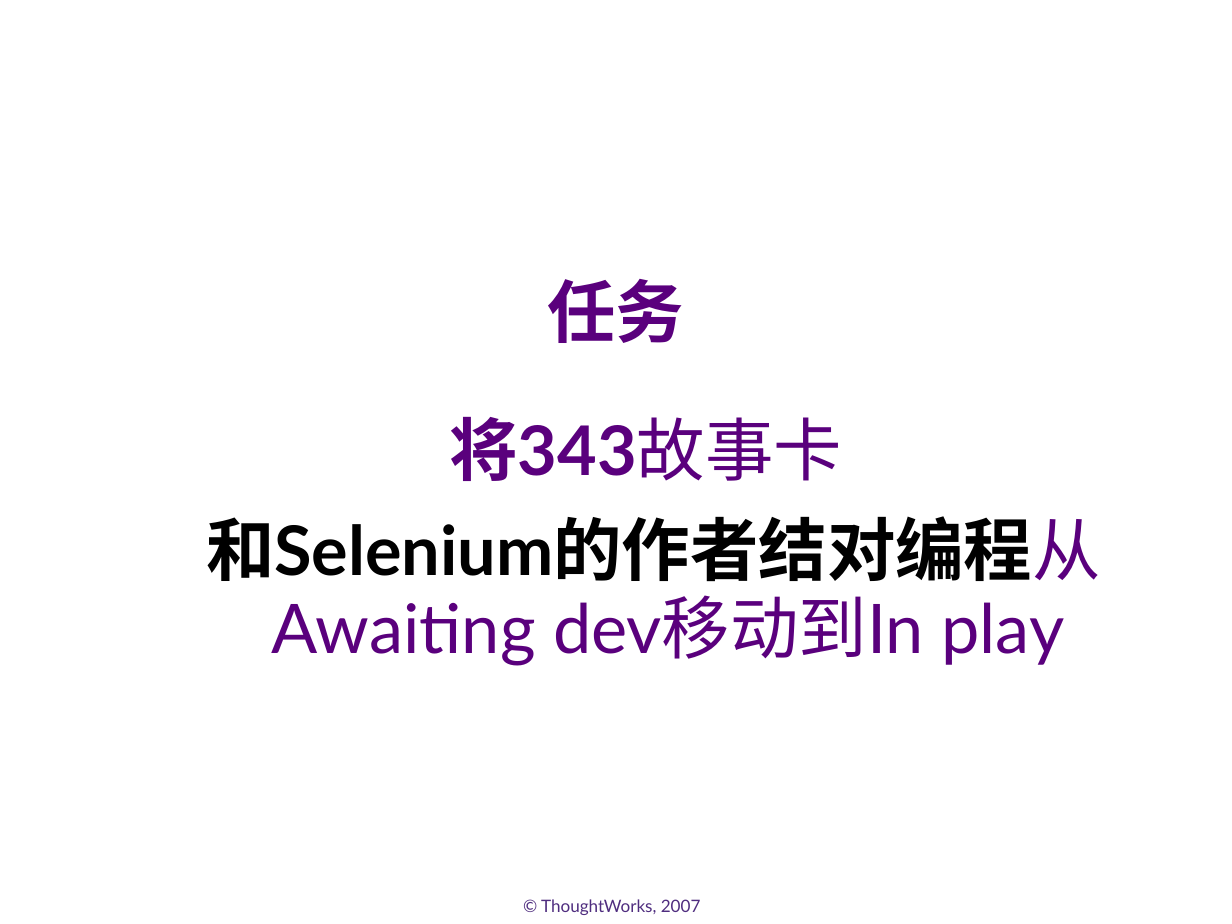
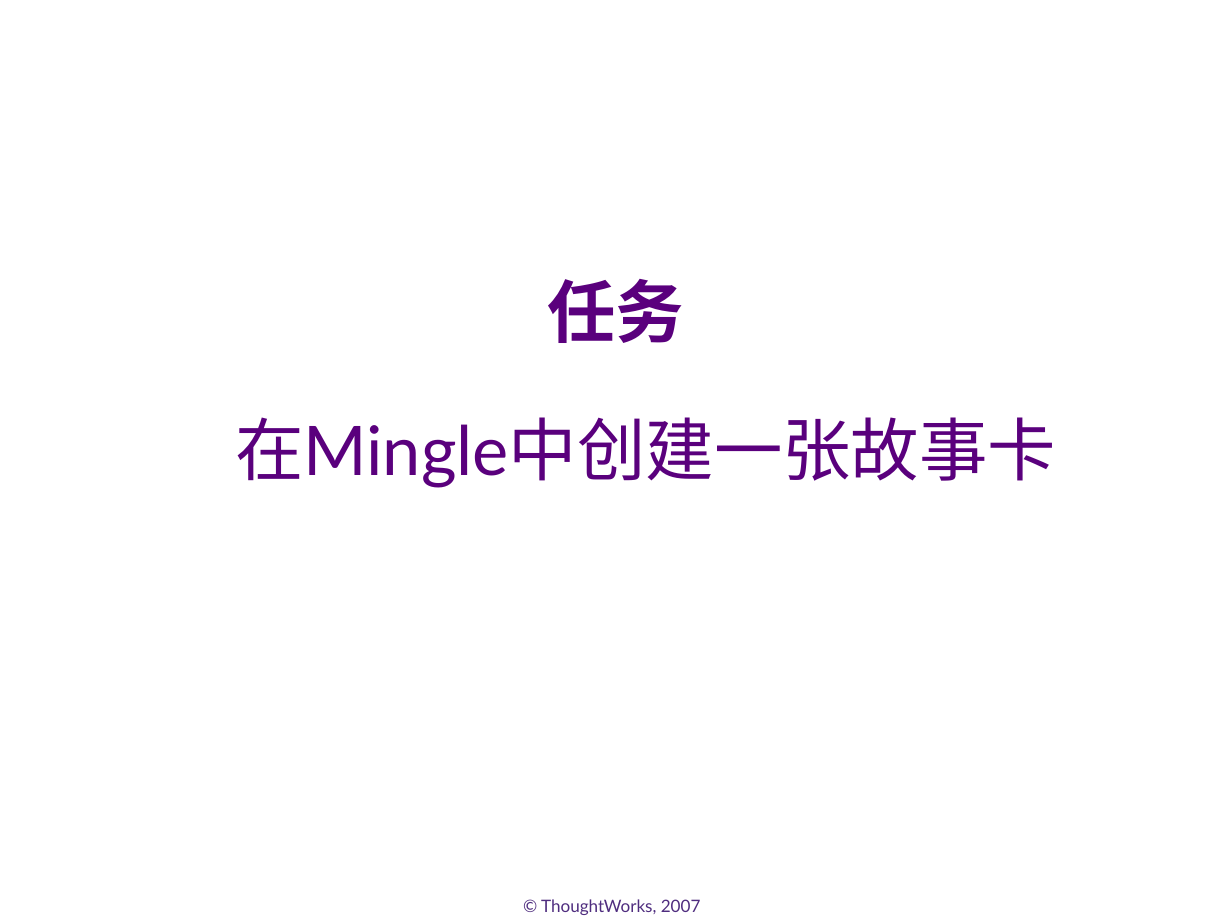
Before and after one commit to whimet/agilechina, a slide deck: slide 13 of docs/demo.ppt. Drawn at 1232x924 pixels with LibreOffice and Linux fonts; fonts in the diff are those of the drawing; background and template pictures are left out. Boxes give left, top, right and bottom in pixels: in the first picture for what was removed or moved away, otherwise in the second. Text is boxed around its words. In the diff, an @@ line names an element or a change of style, - is before the commit and + after.

```diff
--- a/docs/demo.ppt
+++ b/docs/demo.ppt
@@ text at [235,417,1056,488]: text changed @@
-将343故事卡
-和Selenium的作者结对编程从Awaiting dev移动到In play
+在Mingle中创建一张故事卡
```
Also in this commit, not shown: 1 other slide changed, 4 slides added, 3 slides removed.
